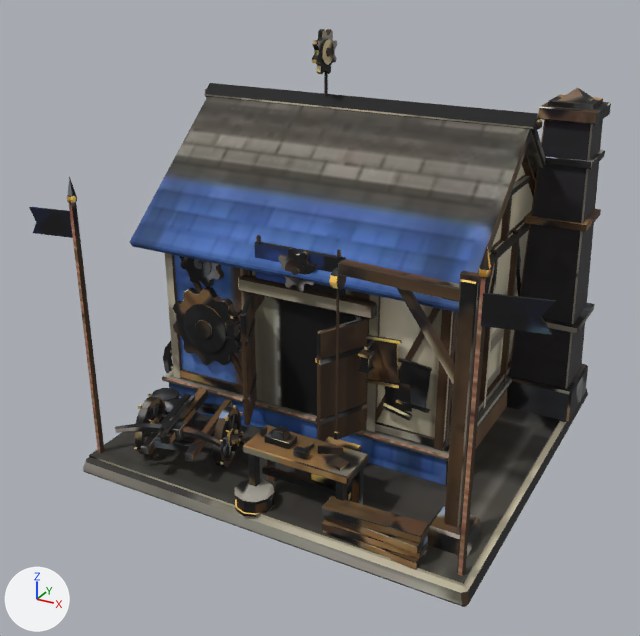
The glTF model public/models/workshop.glb as it was, and as the next commit left it.
Before and after are seen from a 50 mm lens placed at (6.58, -13.33, 8.9), pointed at (-0.37, -0.7, 2.58). Arrows for +X, +Y and +Z are at lower left; the lights stay in place. The picture after the commit comes second. Where no turn or scale is listed for an object, it has been applied to the vertices. Vertices at exactly the same position are counted once.

The first picture shows 'Anim_Banners', 'Static_Mesh'.
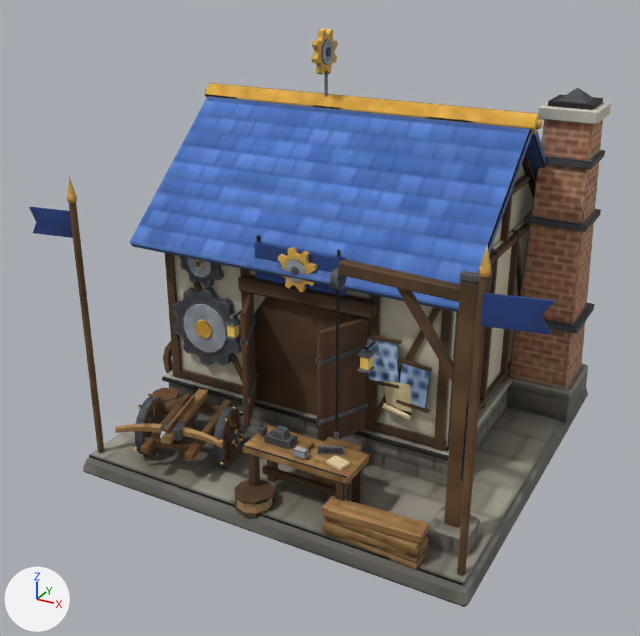
What changed in the scene script:
```text
Change me_anim_banners:
    where me_anim_banners.from_pydata(...)  # 44 vertices, 76 faces; spans x -4.28..4.28, y -3.42..-1.48, z 3.47..4.75
    used by ob_anim_banners; location = (0.0, 0.0, 0.0)
    me_anim_banners part 1: texture (UV) coordinates of 76 of 76 faces, centred in x -4.23..4.23, y -3.39..-1.48, z 3.47..4.75, changed; they spanned u 0.12..0.84, v 0.02..0.88 and now span u 0.02..0.82, v 0.73..0.89
Change me_static_mesh:
    used by ob_static_mesh; location = (0.0, 0.0, 0.0)
    remove me_static_mesh.from_pydata(...)  # 4490 vertices, 8040 faces; spans x -3.98..3.65, y -3.71..3.78, z 0.0..7.29
    add me_static_mesh.from_pydata(...)  # 4082 vertices, 7224 faces; spans x -3.98..3.65, y -3.71..3.78, z 0.0..7.29
    me_static_mesh part 2: the loose piece of 200 vertices spanning x -3.16..-1.64, y -1.35..-1.17, z 1.43..2.97 is rebuilt with 80 vertices and now spans x -3.16..-1.64, y -1.35..-1.17, z 1.43..2.97
    me_static_mesh part 3: the loose piece of 160 vertices spanning x -0.66..0.06, y -1.64..-1.55, z 3.44..4.16 is rebuilt with 64 vertices and now spans x -0.66..0.06, y -1.64..-1.55, z 3.44..4.16
    me_static_mesh part 4: the loose piece of 160 vertices spanning x -1.25..-1.15, y 0.6..1.38, z 6.51..7.29 is rebuilt with 64 vertices and now spans x -1.25..-1.15, y 0.6..1.38, z 6.5..7.29
    me_static_mesh part 5: the loose piece of 160 vertices spanning x -2.9..-2.0, y -1.34..-1.19, z 3.0..3.9 is rebuilt with 64 vertices and now spans x -2.9..-2.0, y -1.34..-1.19, z 3.0..3.9
    me_static_mesh part 6: 6605 kept faces spanning x -3.98..3.65, y -3.71..3.78, z 0.0..7.12 get new texture (UV) coordinates
    other edits to the shape of me_static_mesh do not show in these pictures
```

Pixel boxes [x1, y1, x2, y2] of what changed, in the pictures (640 x 636 px):
part 1 of me_anim_banners, surface changed
    both: [29, 207, 556, 335]
part 2 of me_static_mesh, rebuilt
    before: [173, 287, 241, 365]
    after: [172, 287, 242, 366]
part 3 of me_static_mesh, rebuilt
    before: [278, 247, 317, 292]
    after: [277, 247, 318, 292]
part 4 of me_static_mesh, rebuilt (8% wider)
    before: [312, 29, 337, 74]
    after: [311, 29, 338, 75]
part 5 of me_static_mesh, rebuilt
    before: [180, 257, 224, 287]
    after: [180, 257, 224, 288]
part 6 of me_static_mesh, surface changed
    both: [67, 39, 611, 607]
